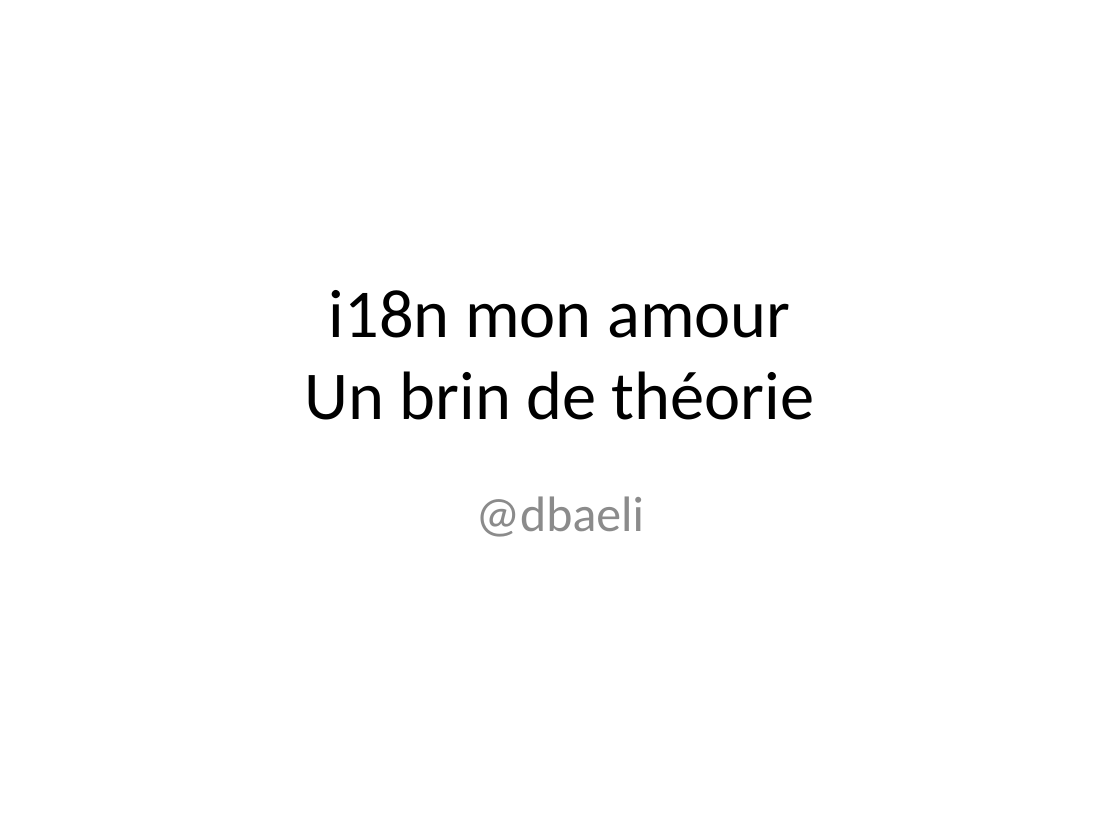
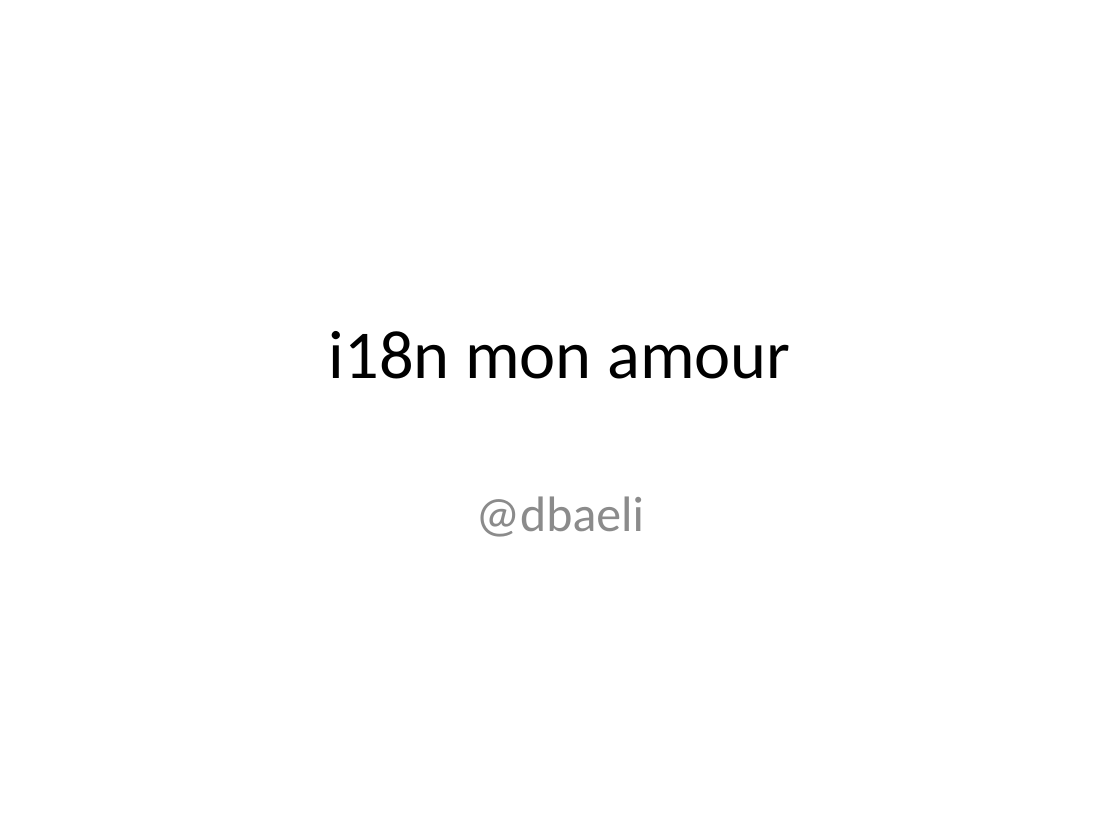
Before and after one commit to dbaeli/ez18n, a slide deck: slide 1 of ez18n-slides/ez18n_theorie.pptx. Drawn at 1120x840 pixels with LibreOffice and Linux fonts; fonts in the diff are those of the drawing; background and template pictures are left out. Boxes give left, top, right and bottom in pixels: in the first picture for what was removed or moved away, otherwise in the second. Text is boxed around its words. In the diff, an @@ line names an element or a change of style, - is before the commit and + after.

```diff
--- a/ez18n-slides/ez18n_theorie.pptx
+++ b/ez18n-slides/ez18n_theorie.pptx
@@ title at (329,331,790,379): text changed @@
-i18n mon amour
-Un brin de théorie
+i18n mon amour
```
Also in this commit, not shown: 6 other slides changed, 8 slides added, 1 slide removed, 15 other files.
